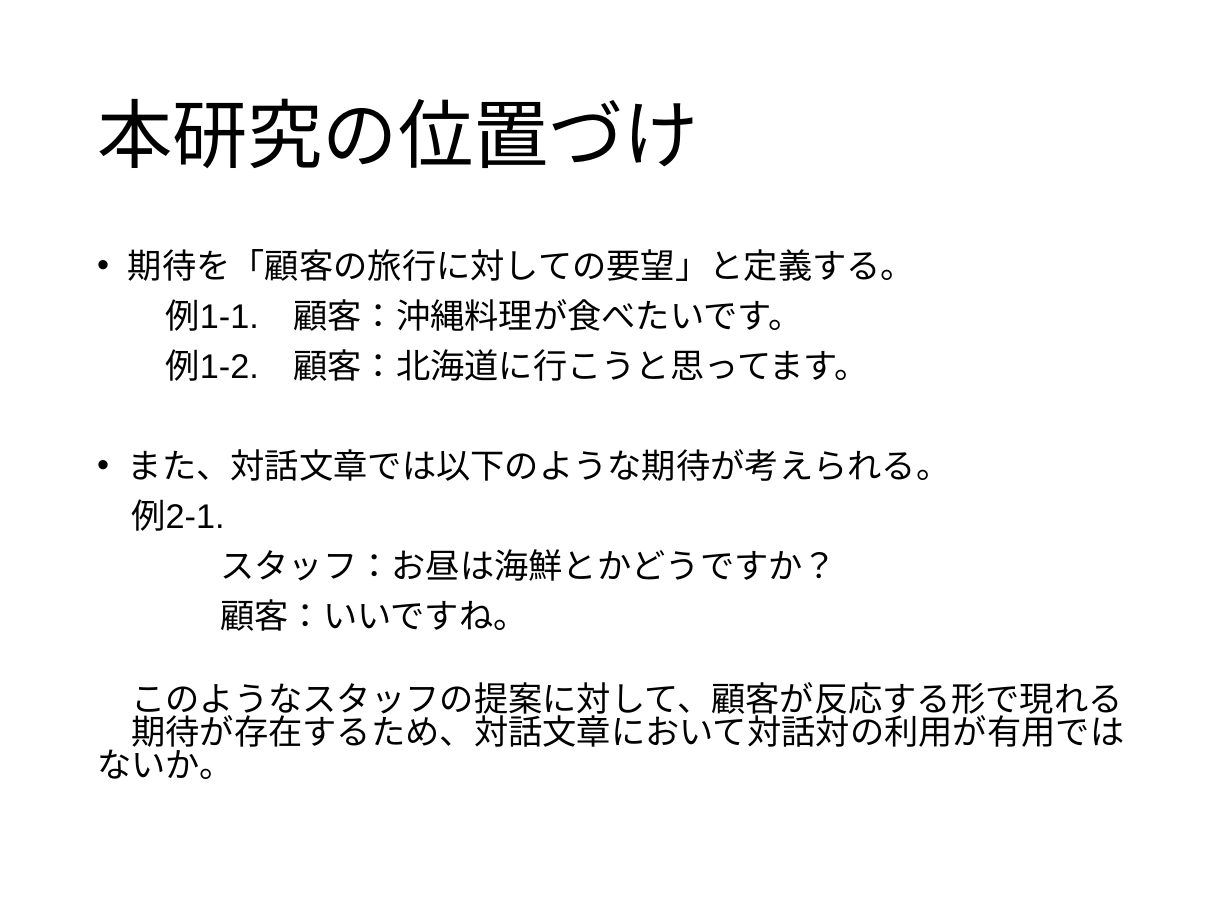
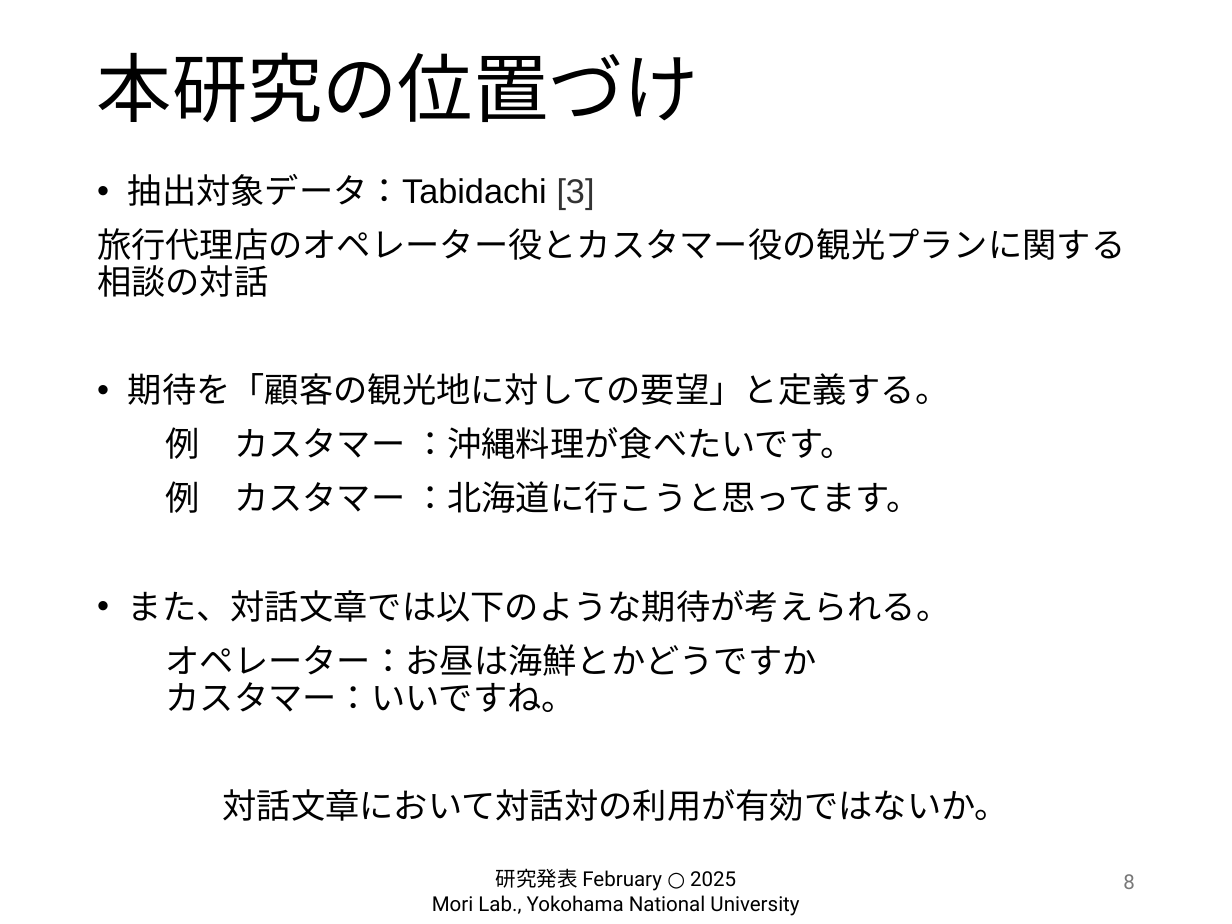
Before and after one commit to hiiragi-moon/graduation-research, a slide deck: slide 8 of 卒研発表.pptx. Drawn at 1232x924 pixels with LibreOffice and Linux fonts; fonts in the diff are those of the drawing; background and template pictures are left out. Boxes give left, top, right and bottom in pixels: in the first picture for what was removed or moved away, otherwise in the second. Text is boxed around its words. In the diff, an @@ line names an element or a change of style, - is before the commit and + after.

```diff
--- a/卒研発表.pptx
+++ b/卒研発表.pptx
@@ title "本研究の位置づけ": place and size @@
-title "本研究の位置づけ" at [97,98,699,168]
+title "本研究の位置づけ" at [97,52,699,122]
@@ text "抽出対象データ：Tabidachi [3]": place and size @@
-text "抽出対象データ：Tabidachi [3]" at [97,249,1124,779]
+text "抽出対象データ：Tabidachi [3]" at [97,174,1125,821]
@@ text at [97,174,1125,513]: text changed @@
-• 期待を「顧客の旅行に対しての要望」と定義する。
-例1-1. 顧客：沖縄料理が食べたいです。
-例1-2. 顧客：北海道に行こうと思ってます。
+• 抽出対象データ：Tabidachi [3]
+旅行代理店のオペレーター役とカスタマー役の観光プランに関する相談の対話
+• 期待を「顧客の観光地に対しての要望」と定義する。
+例 カスタマー ：沖縄料理が食べたいです。
+例 カスタマー ：北海道に行こうと思ってます。
@@ text at [128,590,951,622]: line spacing 0.8 to 0.9 @@
@@ text at [166,644,1009,821]: text changed @@
-例2-1.
-スタッフ：お昼は海鮮とかどうですか？
-顧客：いいですね。
-このようなスタッフの提案に対して、顧客が反応する形で現れる
-期待が存在するため、対話文章において対話対の利用が有用ではないか。
+オペレーター：お昼は海鮮とかどうですか
+カスタマー：いいですね。
+対話文章において対話対の利用が有効ではないか。
@@ text added at [432,868,799,916], 12 pt, text #000000 @@
+研究発表 February ○ 2025
+Mori Lab., Yokohama National University
@@ page number added at [1123,874,1135,889], 12 pt, text #797979 @@
+8
```
Also in this commit, not shown: 21 other slides changed, 1 slide added, 1 slide removed, 42 other files.
